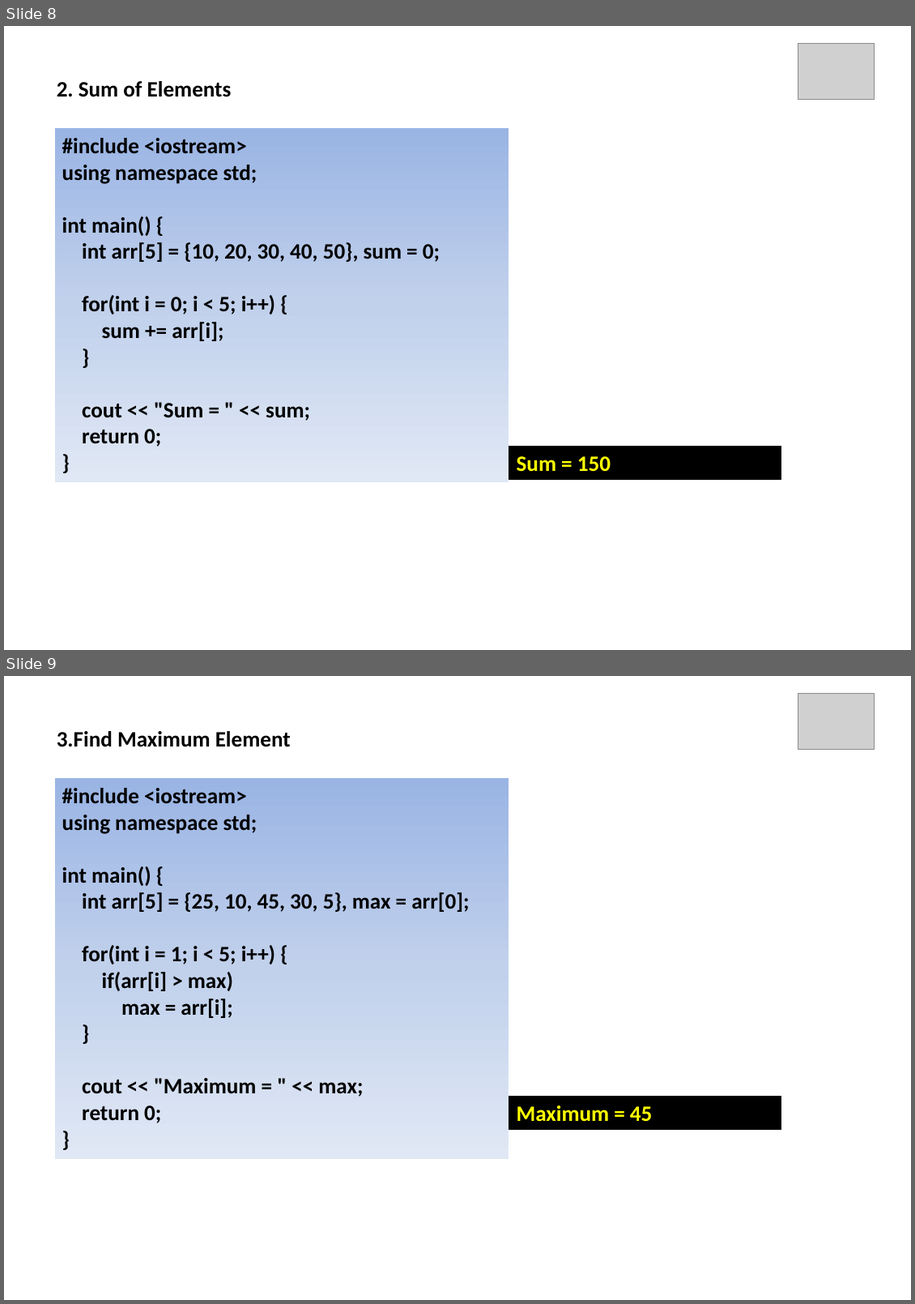
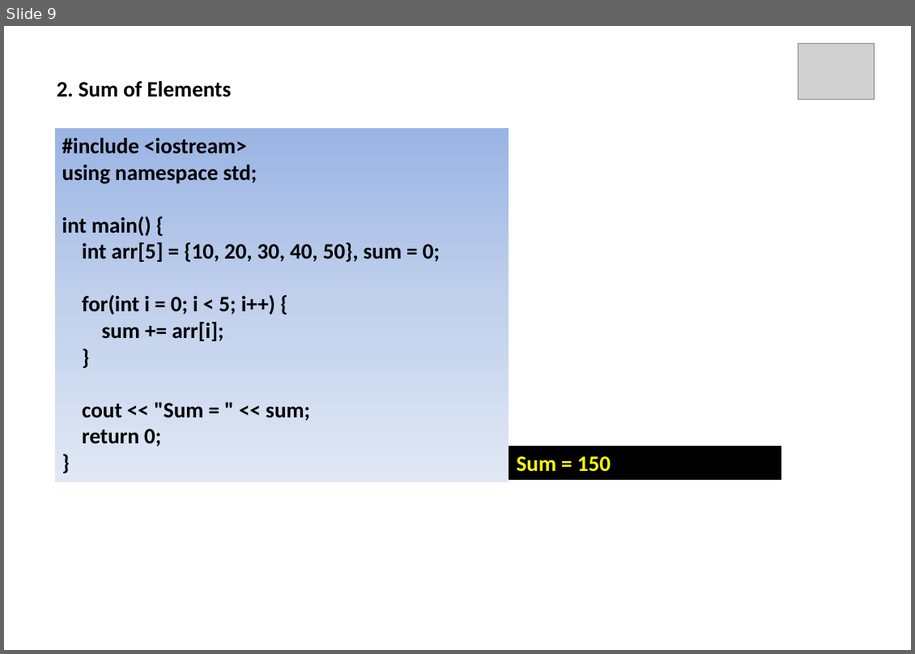
Before and after one commit to ParthasarathiSwain/C-plus-plus-Tutorial, a slide deck: Day 13/Array C++.pptx. Shown one above the other, each under a label of ours: slides 8 and 9 before the commit, slide 9 after it. The pictures are 915x1304 and 915x654 pixels, drawn with LibreOffice and Linux fonts; fonts in the diff are those of the drawing; grey boxes stand for pictures. Boxes give left, top, right and bottom in pixels: in the first picture for what was removed or moved away, otherwise in the second. Text is boxed around its words. In the diff, an @@ line names an element or a change of style, - is before the commit and + after.

```diff
--- a/Day 13/Array C++.pptx
+++ b/Day 13/Array C++.pptx
@@ slide 9 removed at [4, 676, 911, 1300], background #FFFFFF @@
@@ picture removed at [798, 693, 875, 751] @@
@@ text removed at [57, 731, 291, 747] @@
-3.Find Maximum Element
@@ rectangle removed at [55, 778, 509, 1159] @@
-#include <iostream>
-using namespace std;
-int main() {
-int arr[5] = {25, 10, 45, 30, 5}, max = arr[0];
-for(int i = 1; i < 5; i++) {
-if(arr[i] > max)
-max = arr[i];
-}
-cout << "Maximum = " << max;
-return 0;
-}
@@ rectangle removed at [509, 1096, 782, 1130] @@
-Maximum = 45
@@ what was slide 8 is now slide 9 @@
```
Also in this commit, not shown: 1 slide added, 9 other slides removed, 12 other files.
